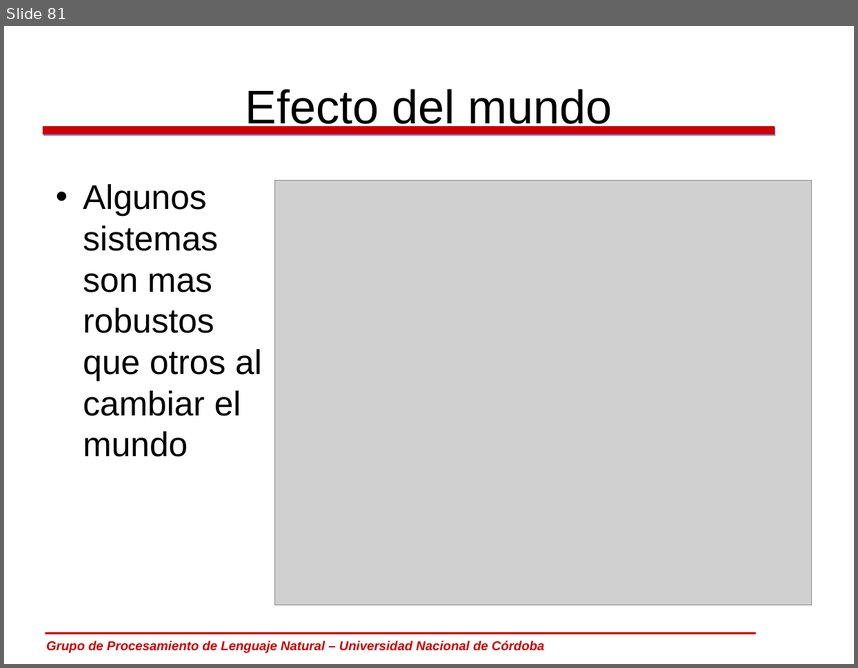
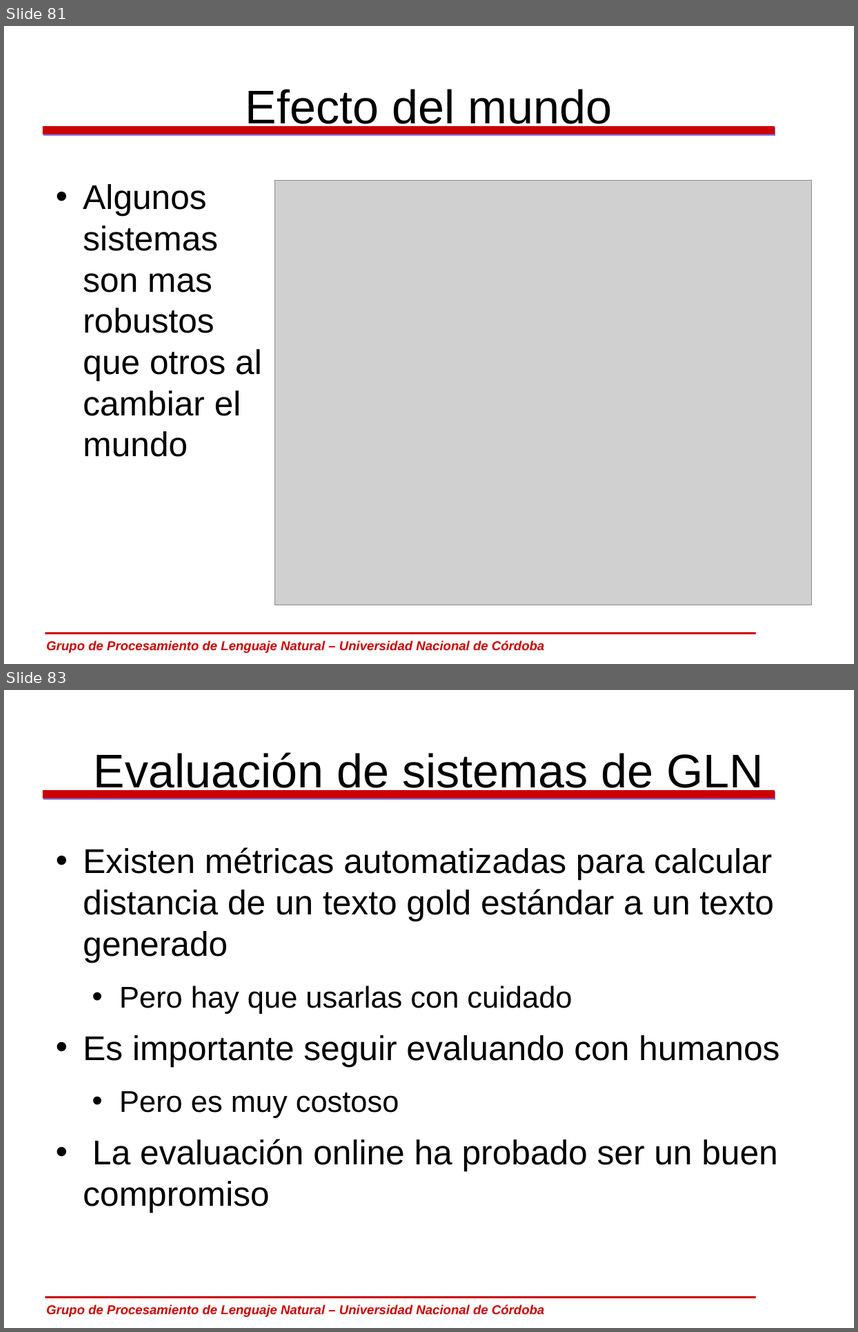
Before and after one commit to carlosareces/elic10, a slide deck: slides/dia5.odp. Shown one above the other, each under a label of ours: slide 81 before the commit, slides 81 and 83 after it; the slides between them are not shown. The pictures are 858x668 and 858x1332 pixels, drawn with LibreOffice and Linux fonts; fonts in the diff are those of the drawing; grey boxes stand for pictures; background and template pictures are left out. Boxes give left, top, right and bottom in pixels: in the first picture for what was removed or moved away, otherwise in the second. Text is boxed around its words. In the diff, an @@ line names an element or a change of style, - is before the commit and + after.

```diff
--- a/slides/dia5.odp
+++ b/slides/dia5.odp
@@ slide 83 added at (4,690,854,1328), background #FFFFFF; not listed: 3 template elements that a slide beside it also shows @@
@@ title added at (94,752,763,796), 44 pt, text #000000 @@
+Evaluación de sistemas de GLN
@@ text added at (83,847,780,1212), 32 pt, text #000000 @@
+• Existen métricas automatizadas para calcular distancia de un texto gold estándar a un texto generado
+  • Pero hay que usarlas con cuidado
+• Es importante seguir evaluando con humanos
+  • Pero es muy costoso
+• La evaluación online ha probado ser un buen compromiso
```
Also in this commit, not shown: 7 slides changed, 7 other slides added.
